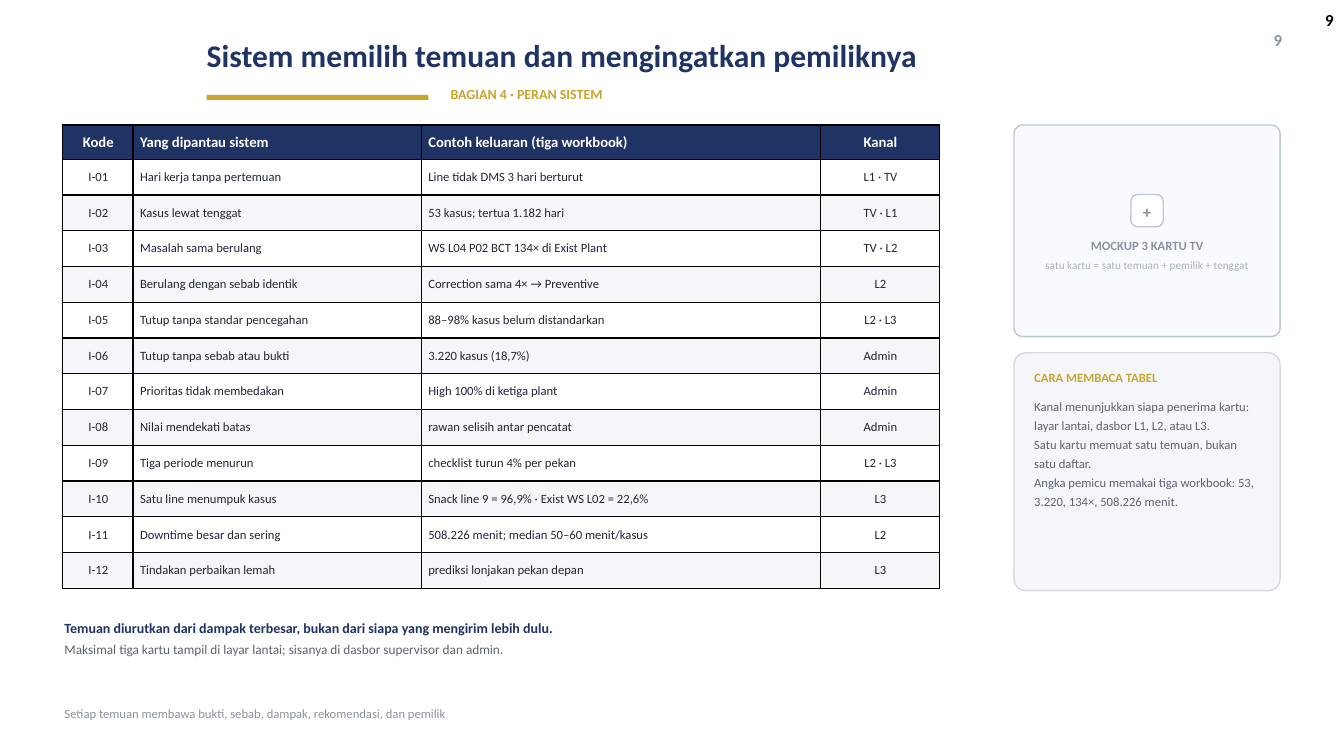
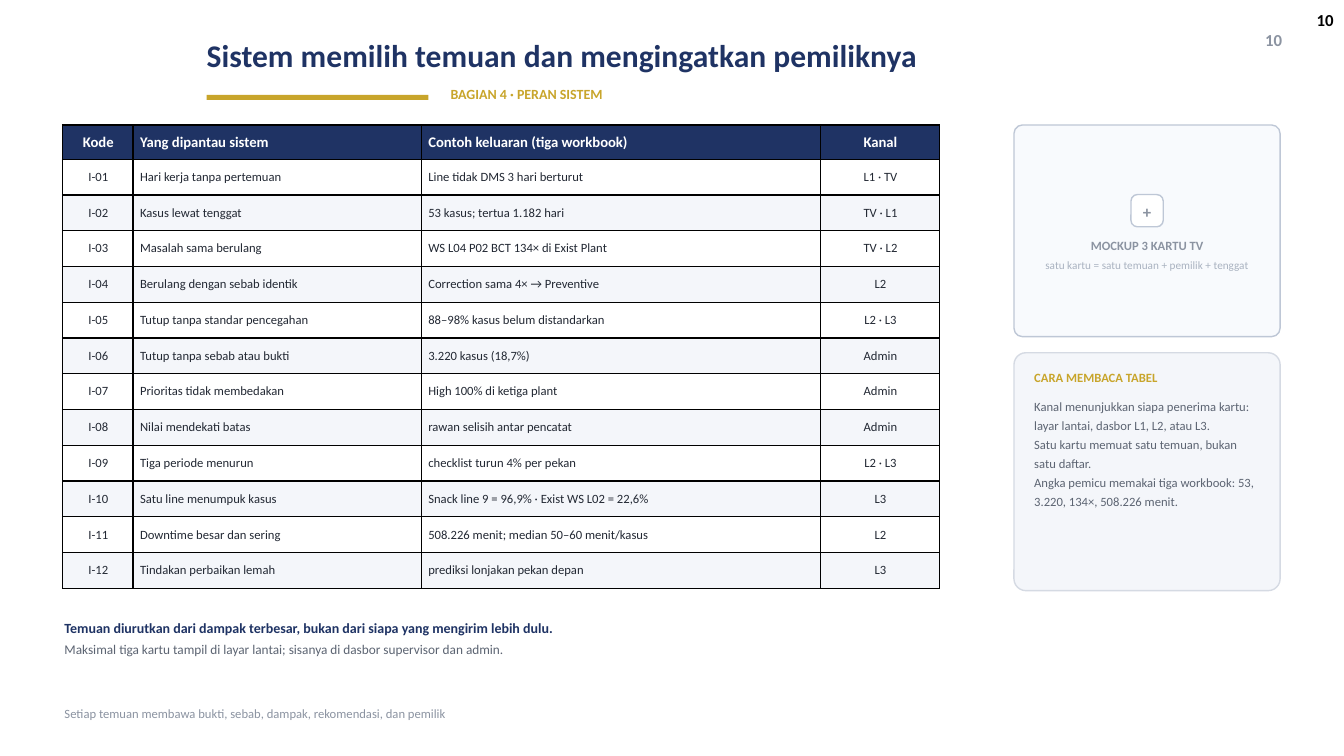
Before and after one commit to GalaxyDust/DailyMonitoringSystem_App, a slide deck: slide 10 of docs/DMS_Digitalisasi_v1.pptx (slide 9 before the commit). Drawn at 1344x756 pixels with LibreOffice and Linux fonts; fonts in the diff are those of the drawing; background and template pictures are left out. Boxes give left, top, right and bottom in pixels: in the first picture for what was removed or moved away, otherwise in the second. Text is boxed around its words. In the diff, an @@ line names an element or a change of style, - is before the commit and + after.

Commit message:
docs(ppt): tambah slide beban manual per bulan dan waktu yang dikembalikan sistem

```diff
--- a/docs/DMS_Digitalisasi_v1.pptx
+++ b/docs/DMS_Digitalisasi_v1.pptx
@@ page number at (1317,15,1334,26): text changed @@
-9
+10
@@ text at (1265,35,1282,46): text changed @@
-9
+10
```
Also in this commit, not shown: 8 other slides changed, 1 slide added, 4 other files.
